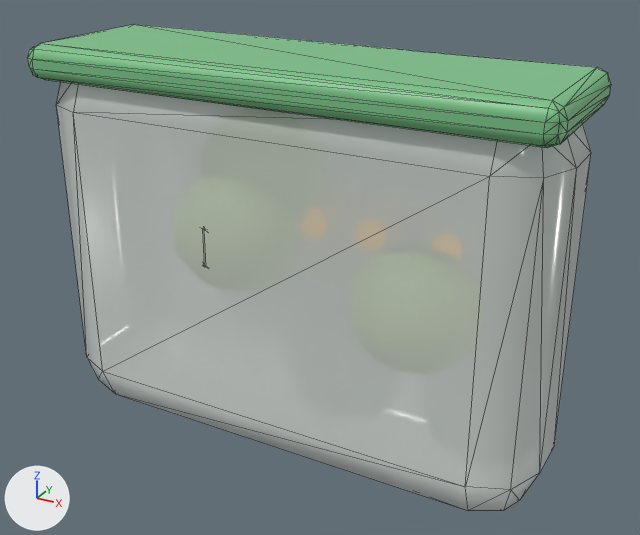
Renders of the OBJ model Assets/Models/RP/WeedBag.obj from each side of a commit.
The view is the same before and after, from a camera (50 mm lens) standing at (0.0933, -0.1612, 0.1254) and looking at (0.004, 0.0013, 0.0442). Every picture has the same lights, and +X, +Y and +Z are marked at lower left. The first picture is the older version. Mesh edges are drawn as thin lines. Where no turn or scale is listed for an object, it has been applied to the vertices. Vertices at exactly the same position are counted once.

Objects in the first picture: 'WeedBag'.
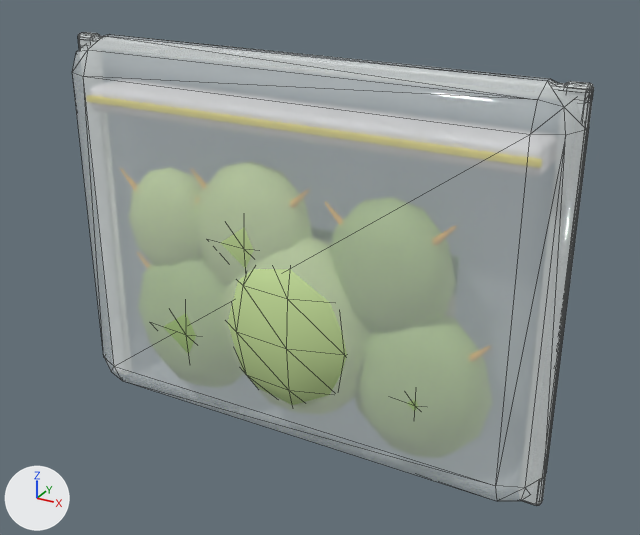
Where the change shows, as pixel boxes (x1, y1, x2, y2) in the pictures (640 x 535 px; the box of a moved part takes in the faces that stretch with it):
'WeedBag', recoloured, surface changed, reshaped (10% narrower)
    before: (28, 24, 611, 511)
    after: (72, 32, 594, 506)
part 1 of me_weedbag, added
    after: (163, 313, 196, 354)
part 2 of me_weedbag, added (mostly hidden)
    after: (407, 399, 418, 411)
part 3 of me_weedbag, added
    after: (228, 269, 347, 405)
part 4 of me_weedbag, added
    after: (221, 227, 254, 269)
part 5 of me_weedbag, rebuilt
    before: (56, 82, 591, 511)
    after: (72, 34, 589, 501)
part 6 of me_weedbag, moved or reshaped (mostly hidden afterwards)
    before: (28, 24, 611, 148)
    after: (78, 32, 594, 506)

The edits, one by one:
Material 'Seal' (mat_seal) changes colour from green #7cc489 to white #edf3f3; in linear values from (0.2, 0.55, 0.25) to (0.85, 0.9, 0.9).
In material 'Seal' (mat_seal), alpha goes from 1.0 to 0.7.
In material 'Hair' (mat_hair), emission_color is no longer (0.2, 0.1, 0.0), dark yellow #7c5900.
Material 'Zip' (mat_zip) is new.
Its base color is (0.9, 0.9, 0.92) (white #f3f3f6).
Its roughness is 0.452.
Material 'BudLight' (mat_budlight) is new.
Its base color is (0.56, 0.74, 0.32) (green #c5df99).
Its roughness is 0.613.
Material 'ZipYellow' (mat_zipyellow) is new.
Its base color is (0.95, 0.8, 0.1) (yellow #f9e759).
Its roughness is 0.553.
Material 'ZipBlue' (mat_zipblue) is new.
Its base color is (0.15, 0.35, 0.85) (blue #6ca0ed).
Its roughness is 0.553.
Material 'Film' (mat_film) is new.
Its base color is (0.9, 0.95, 0.95) (white #f3f9f9).
Its roughness is 0.0513.
Its alpha is 0.28.
me_weedbag is used by ob_weedbag; location (0.0, 0.0, 0.0).
me_weedbag had 474 vertices, 892 faces and spanned x -0.06..0.06, y -0.019..0.019, z 0.0..0.092.
me_weedbag no longer uses material mat_plastic (white #edf3ed).
me_weedbag now has 870 vertices, 1490 faces and spans x -0.06..0.06, y -0.0134..0.0098, z 0.0..0.092.
me_weedbag part 1: a new loose piece, a UV sphere (9 segments, 6 rings, poles along z) spanning x -0.0469..-0.012, y -0.0097..0.0098, z 0.0042..0.0438, in mat_bud (green #aac881).
me_weedbag part 2: a new loose piece, a UV sphere (9 segments, 6 rings, poles along z) spanning x 0.014..0.047, y -0.0092..0.0092, z 0.0033..0.0407, in mat_bud (green #aac881).
me_weedbag part 3: a new loose piece, a UV sphere (9 segments, 6 rings, poles along z) spanning x -0.0197..0.021, y -0.0134..0.0094, z 0.0069..0.0531, in mat_budlight (green #c5df99).
me_weedbag part 4: a new loose piece, a UV sphere (9 segments, 6 rings, poles along z) spanning x -0.027..0.004, y -0.0097..0.0077, z 0.0324..0.0676, in mat_budlight (green #c5df99).
me_weedbag part 5: the loose piece of 56 vertices spanning x -0.06..0.06, y -0.0175..0.0175, z 0.0..0.09 is rebuilt with 56 vertices and now spans x -0.06..0.06, y -0.009..0.009, z 0.0..0.092, in mat_film (white #f3f9f9).
me_weedbag part 6: 294 vertices removed from x -0.06..0.06, y -0.019..0.019, z 0.0256..0.092; 532 vertices added at x -0.06..0.06, y -0.007..0.0094, z 0.0..0.092.
Other edits to the shape of me_weedbag do not show in these pictures.
me_weedbag gains material mat_film (white #f3f9f9).
me_weedbag gains material mat_zip (white #f3f3f6).
me_weedbag gains material mat_zipblue (blue #6ca0ed).
me_weedbag gains material mat_zipyellow (yellow #f9e759).
me_weedbag gains material mat_budlight (green #c5df99).
